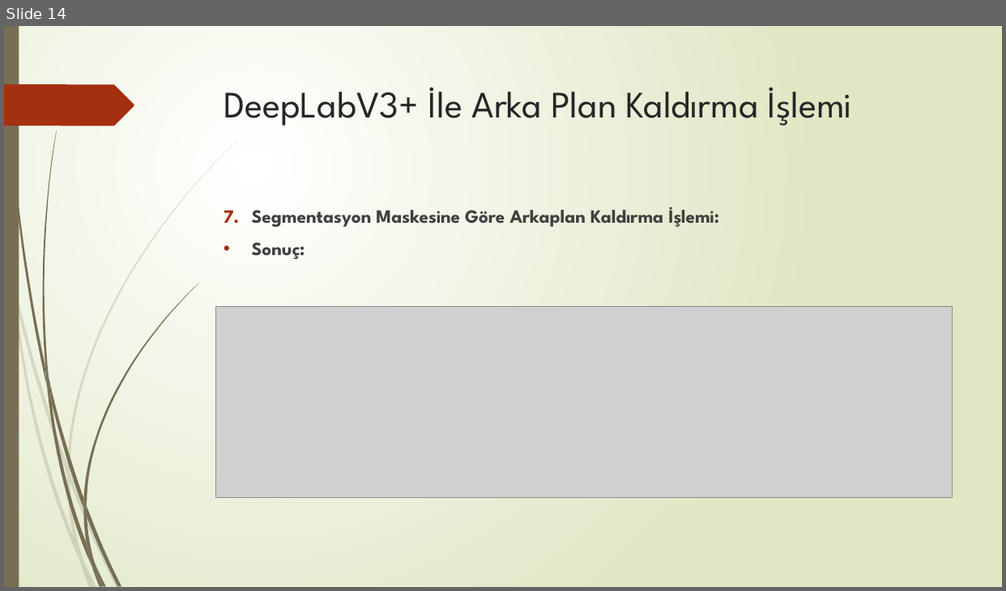
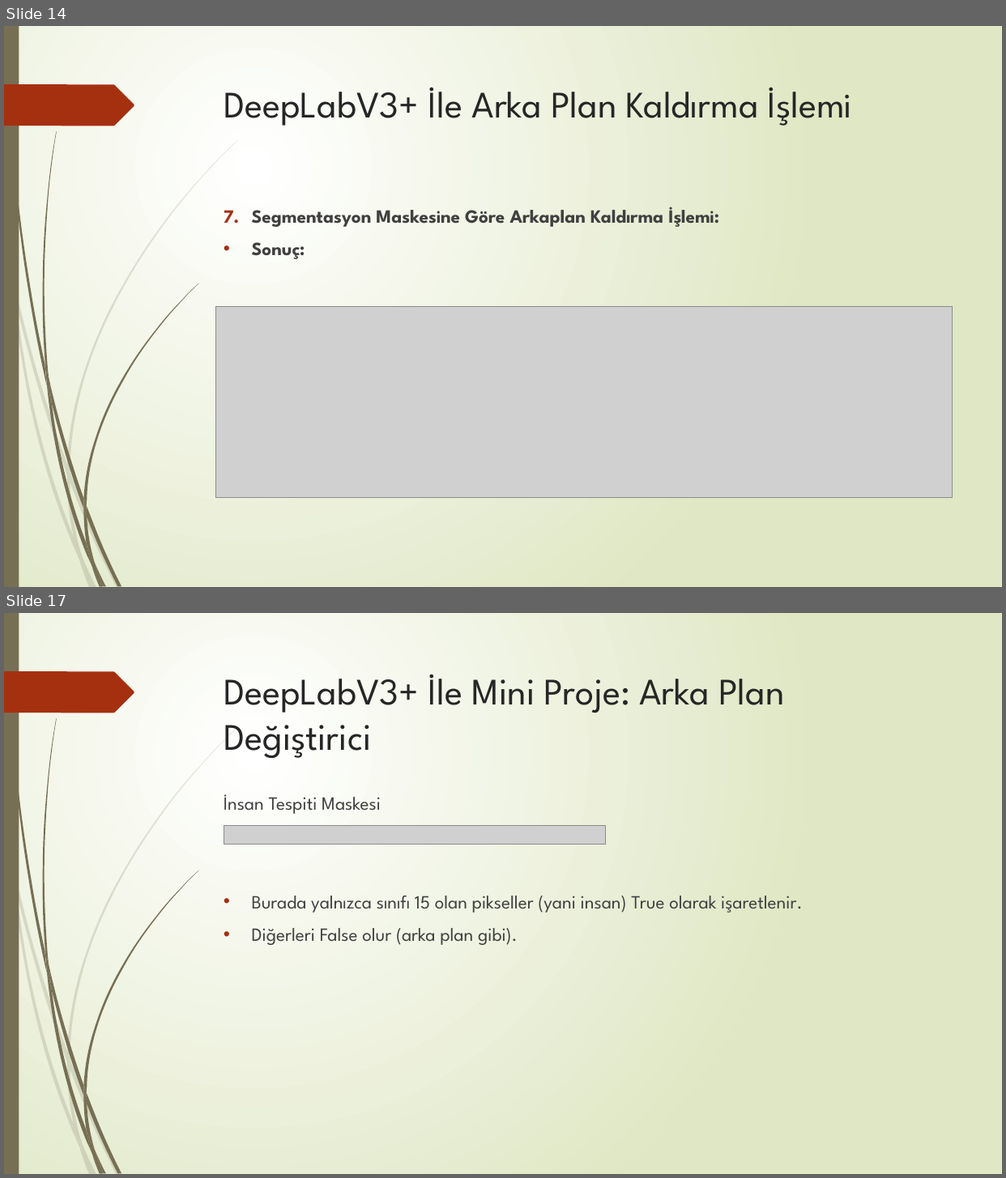
Before and after one commit to bilalcifci/arkaplan-kaldirma, a slide deck: Sunum/arka-plan-kaldirma.pptx. Shown one above the other, each under a label of ours: slide 14 before the commit, slides 14 and 17 after it; the slides between them are not shown. The pictures are 1006x591 and 1006x1178 pixels, drawn with LibreOffice and Linux fonts; fonts in the diff are those of the drawing; grey boxes stand for pictures. Boxes give left, top, right and bottom in pixels: in the first picture for what was removed or moved away, otherwise in the second. Text is boxed around its words. In the diff, an @@ line names an element or a change of style, - is before the commit and + after.

```diff
--- a/Sunum/arka-plan-kaldirma.pptx
+++ b/Sunum/arka-plan-kaldirma.pptx
@@ slide 17 added at [4, 613, 1002, 1174], background gradient #FFFFFF to #DFE8C4; not listed: 24 template elements that a slide beside it also shows @@
@@ title added at [224, 674, 784, 758], 36 pt, text #262626 @@
+DeepLabV3+ İle Mini Proje: Arka Plan Değiştirici
@@ text added at [224, 794, 802, 945], 18 pt, text #404040 @@
+İnsan Tespiti Maskesi
+• Burada yalnızca sınıfı 15 olan pikseller (yani insan) True olarak işaretlenir.
+• Diğerleri False olur (arka plan gibi).
@@ picture added at [224, 825, 605, 845] @@
```
Also in this commit, not shown: 2 slides changed, 5 other slides added, 1 slide removed, 7 other files.
